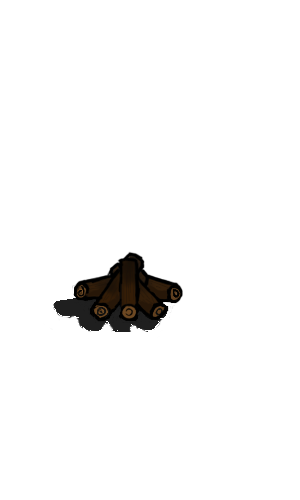
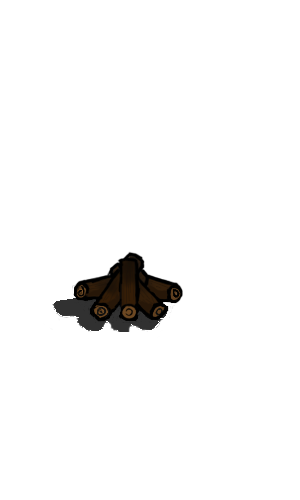
Layered file, before and after one edit (300×500). Changes by layer:
painted on "odun" over [52, 298, 167, 332]
